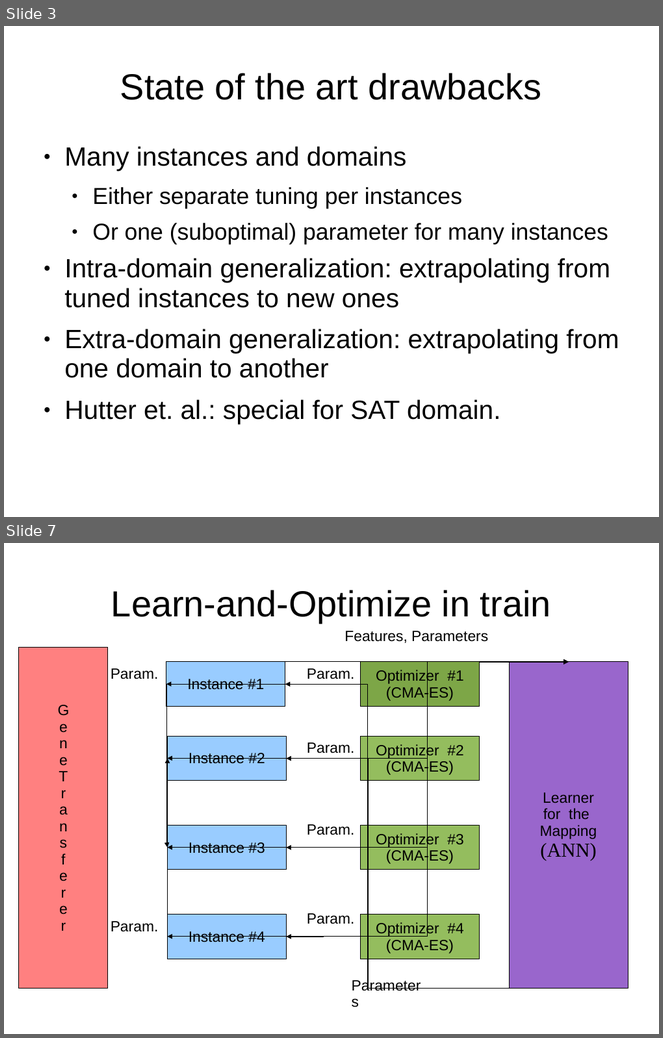
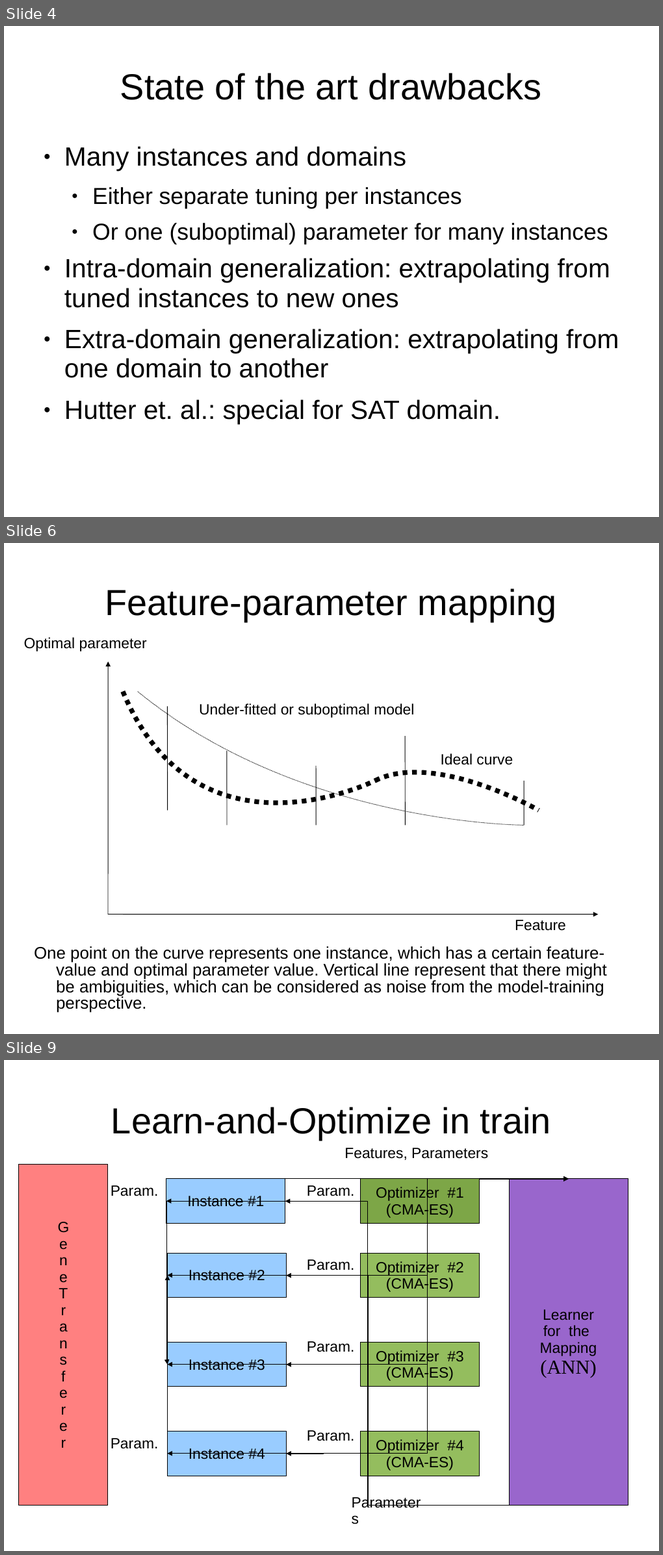
Before and after one commit to nojhan/descarwin, a slide deck: papers/GECCO2011/gecco2011brendelschoenauer/lao-gecco.ppt. Shown one above the other, each under a label of ours: slides 3 and 7 before the commit, slides 4, 6 and 9 after it; the slides between them are not shown. The pictures are 663x1038 and 663x1555 pixels, drawn with LibreOffice and Linux fonts; fonts in the diff are those of the drawing. Boxes give left, top, right and bottom in pixels: in the first picture for what was removed or moved away, otherwise in the second. Text is boxed around its words. In the diff, an @@ line names an element or a change of style, - is before the commit and + after.

```diff
--- a/papers/GECCO2011/gecco2011brendelschoenauer/lao-gecco.ppt
+++ b/papers/GECCO2011/gecco2011brendelschoenauer/lao-gecco.ppt
@@ slide 6 added at (x1=4, y1=543, x2=659, y2=1034), background #FFFFFF @@
@@ title added at (x1=105, y1=589, x2=557, y2=622), 44 pt, text #000000 @@
+Feature-parameter mapping
@@ text added at (x1=24, y1=637, x2=147, y2=652), 18 pt, text #000000 @@
+Optimal parameter
@@ arrow added from (108, 915) to (108, 662), #000000 0.74 pt @@
@@ freeform shape added at (x1=123, y1=692, x2=376, y2=870), outline #000000 5.75 pt dashed @@
@@ freeform shape added at (x1=138, y1=692, x2=524, y2=825), outline #000000 0.74 pt dashed @@
@@ line added from (168, 707) to (168, 811), #000000 0.74 pt @@
@@ text added at (x1=199, y1=704, x2=414, y2=718), 18 pt, text #000000 @@
+Under-fitted or suboptimal model
@@ line added from (405, 736) to (405, 825), #000000 0.74 pt @@
@@ line added from (227, 751) to (227, 825), #000000 0.74 pt @@
@@ freeform shape added at (x1=376, y1=751, x2=539, y2=811), outline #000000 5.75 pt dashed @@
@@ text added at (x1=441, y1=754, x2=513, y2=765), 18 pt, text #000000 @@
+Ideal curve
@@ line added from (316, 766) to (316, 825), #000000 0.74 pt @@
@@ line added from (524, 781) to (524, 825), #000000 0.74 pt @@
@@ arrow added from (108, 915) to (599, 915), #000000 0.74 pt @@
@@ text added at (x1=515, y1=920, x2=566, y2=931), 18 pt, text #000000 @@
+Feature
@@ text added at (x1=34, y1=947, x2=607, y2=1013), 20.4 pt, text #000000 @@
+One point on the curve represents one instance, which has a certain feature-value and optimal parameter value. Vertical line represent that there might be ambiguities, which can be considered as noise from the model-training perspective.
@@ what was slide 3 is now slide 4 @@
@@ what was slide 7 is now slide 9 @@
```
Also in this commit, not shown: 9 slides changed, 1 other slide added.
